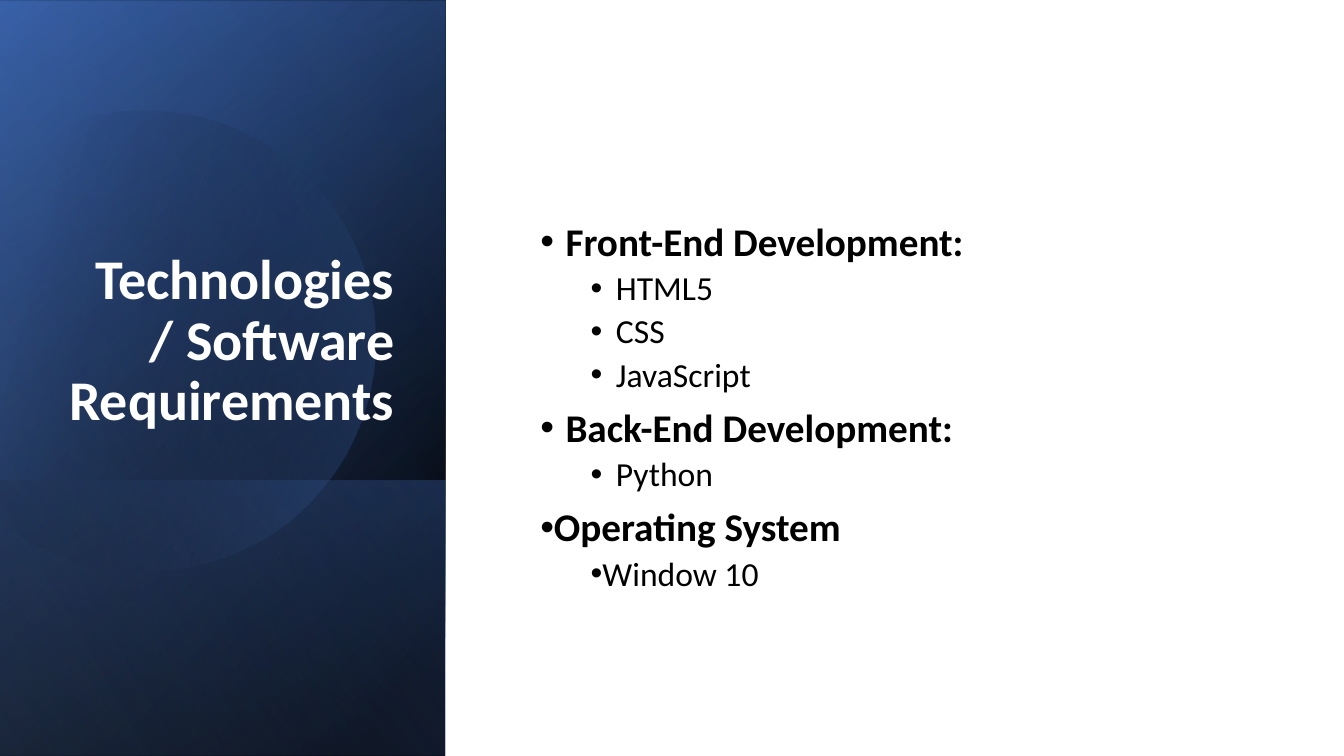
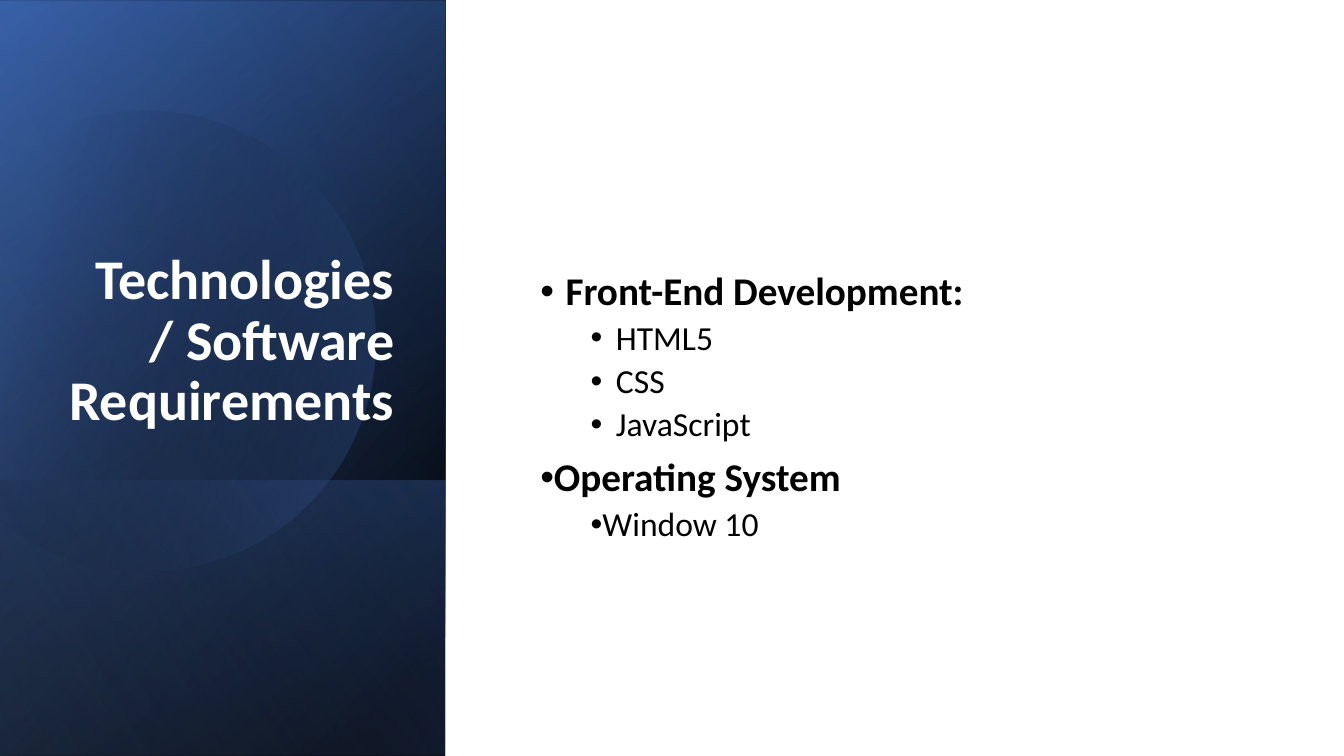
Before and after one commit to shivamkietmca/project, a slide deck: slide 5 of Project Presentation.pptx. Drawn at 1344x756 pixels with LibreOffice and Linux fonts; fonts in the diff are those of the drawing. Boxes give left, top, right and bottom in pixels: in the first picture for what was removed or moved away, otherwise in the second. Text is boxed around its words. In the diff, an @@ line names an element or a change of style, - is before the commit and + after.

```diff
--- a/Project Presentation.pptx
+++ b/Project Presentation.pptx
@@ text at (566, 414, 953, 492): paragraphs removed @@
-• Back-End Development:
-  • Python
```
Also in this commit, not shown: 4 other slides changed, 1 slide removed.
